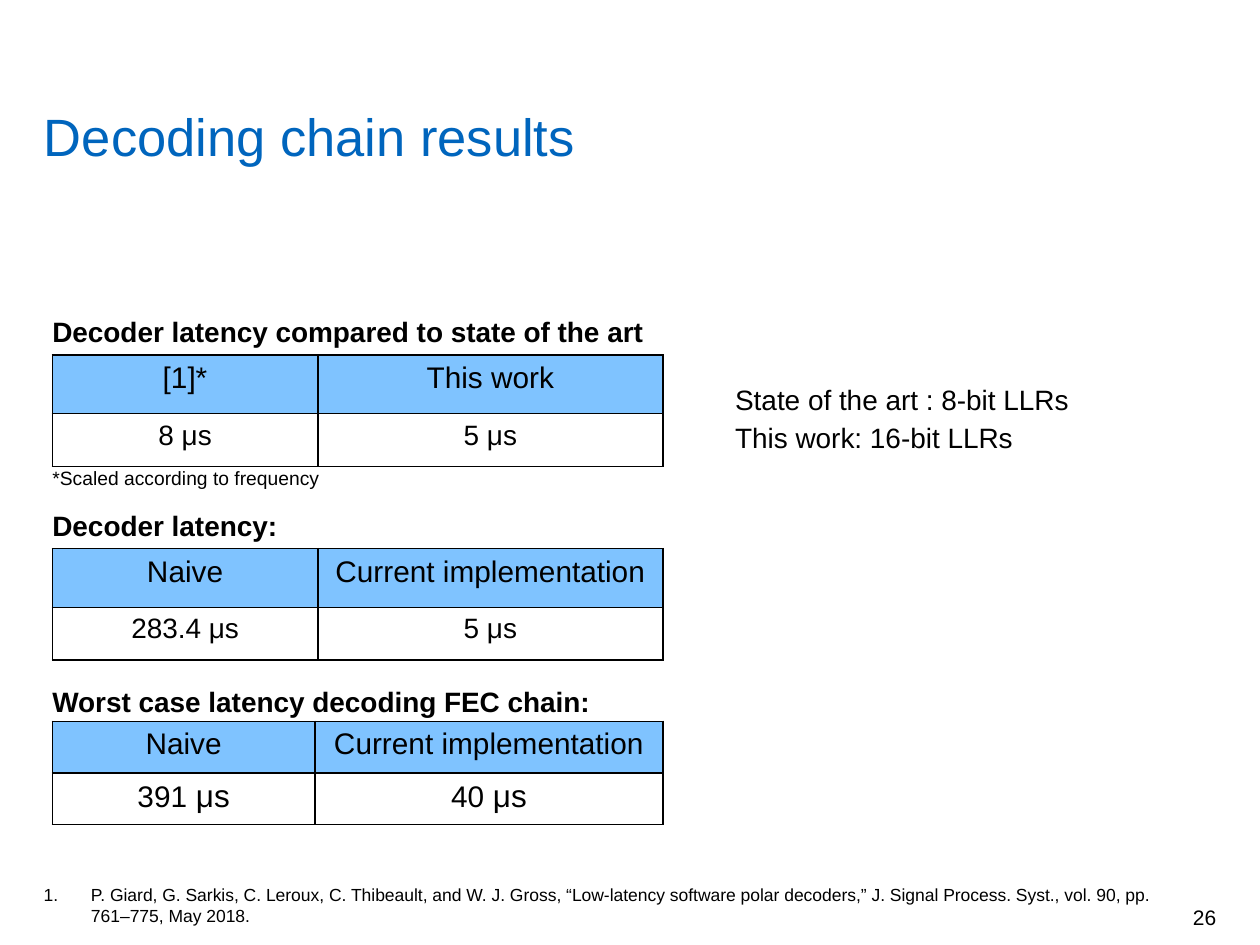
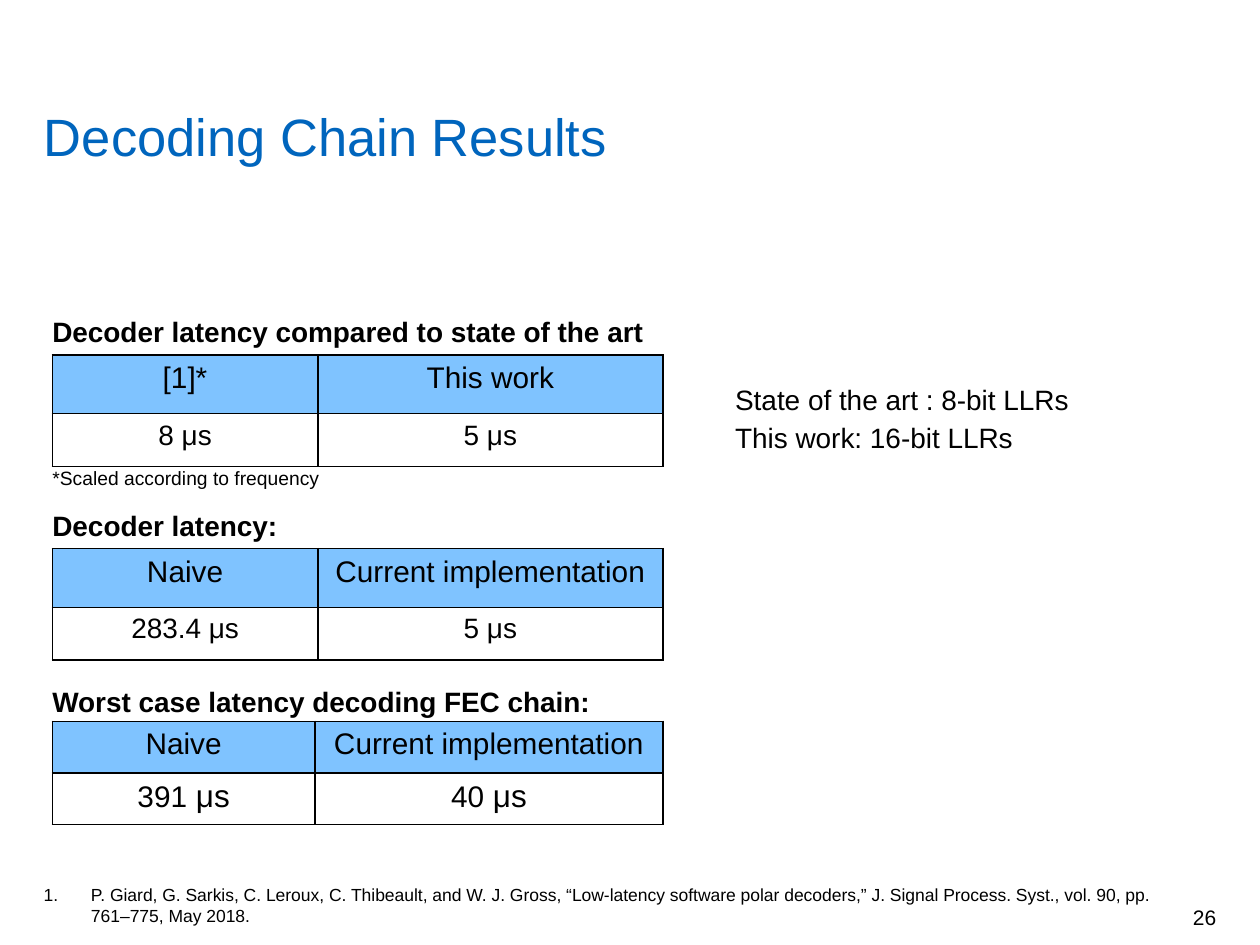
Before and after one commit to yadhu1961/thesis_5GPolorCodes, a slide deck: slide 26 of final_presentation/finalPpt1.4.pptx. Drawn at 1260x945 pixels with LibreOffice and Linux fonts; fonts in the diff are those of the drawing; grey boxes stand for pictures; background and template pictures are left out. Boxes give left, top, right and bottom in pixels: in the first picture for what was removed or moved away, otherwise in the second. Text is boxed around its words. In the diff, an @@ line names an element or a change of style, - is before the commit and + after.

```diff
--- a/final_presentation/finalPpt1.4.pptx
+++ b/final_presentation/finalPpt1.4.pptx
@@ title at [44,118,607,167]: text changed @@
-Decoding chain results
+Decoding Chain Results
```
Also in this commit, not shown: 19 other slides changed.
